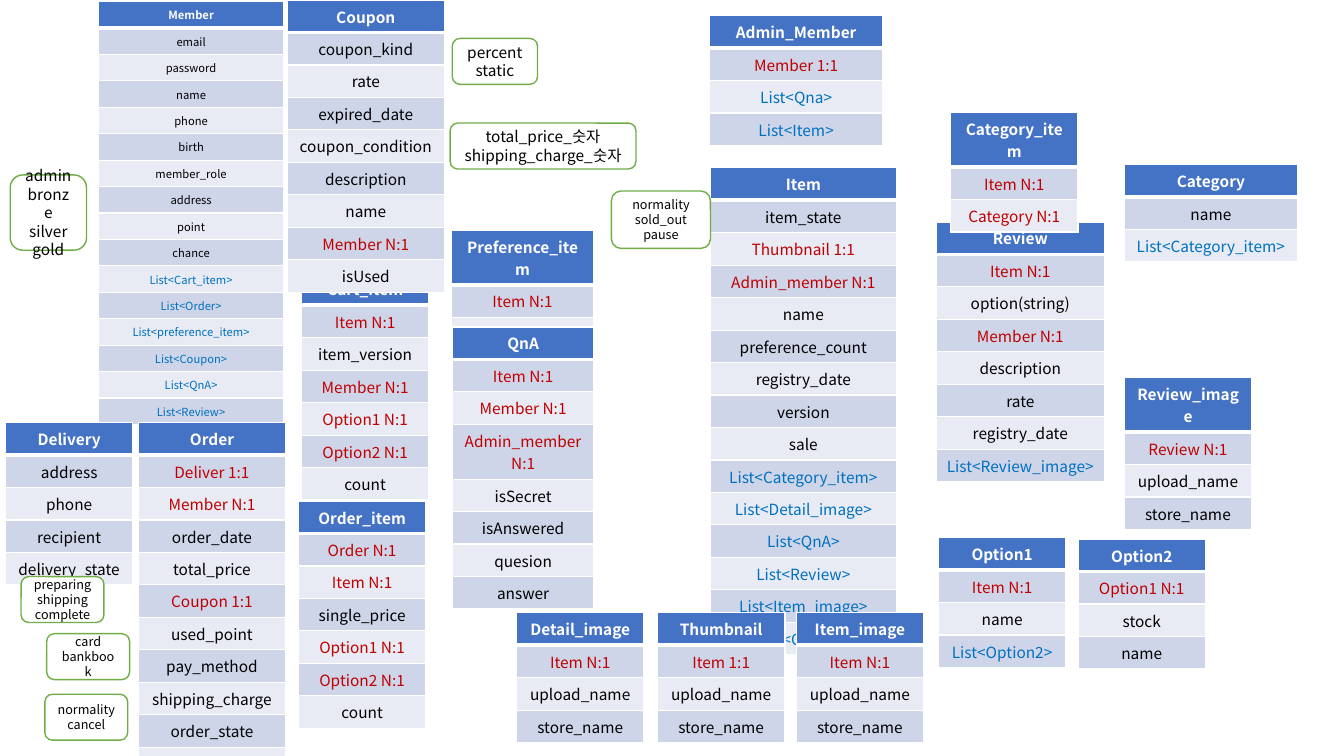
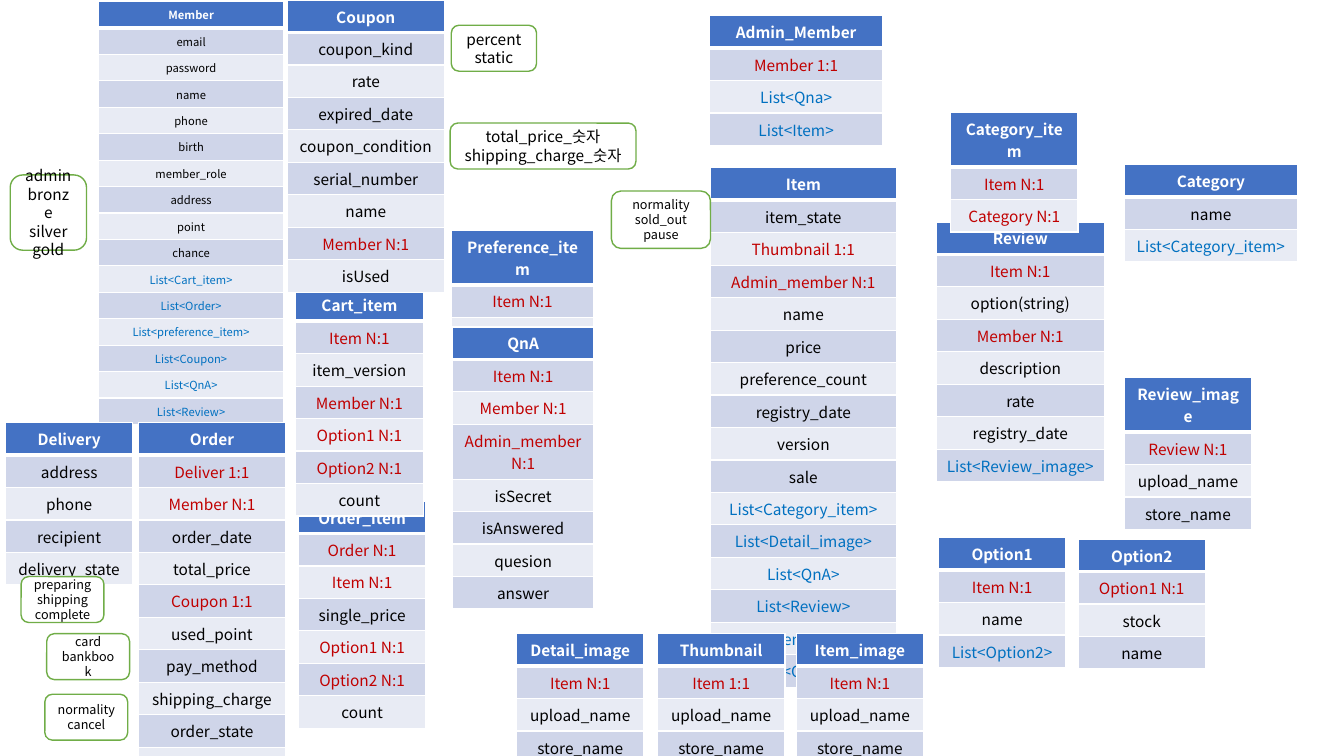
Before and after one commit to Konkuk-Toy-Project/KUNA-server, a slide deck: slide 1 of DB 설계.pptx. Drawn at 1344x756 pixels with LibreOffice and Linux fonts; fonts in the diff are those of the drawing. Boxes give left, top, right and bottom in pixels: in the first picture for what was removed or moved away, otherwise in the second. Text is boxed around its words. In the diff, an @@ line names an element or a change of style, - is before the commit and + after.

```diff
--- a/DB 설계.pptx
+++ b/DB 설계.pptx
@@ table at (x1=287, y1=0, x2=444, y2=286) @@
-row 6, column 1: description
+row 6, column 1: serial_number
@@ rounded rectangle "percent" moved from (x1=453, y1=38, x2=538, y2=85) to (x1=452, y1=25, x2=537, y2=72) @@
@@ table at (x1=711, y1=167, x2=896, y2=686) @@
+row 6: price
@@ table moved from (x1=301, y1=273, x2=429, y2=494) to (x1=295, y1=288, x2=422, y2=510) @@
@@ 3 tables moved together from (x1=516, y1=613, x2=924, y2=739) to (x1=516, y1=634, x2=924, y2=756) @@
```
Also in this commit, not shown: 23 other files.
